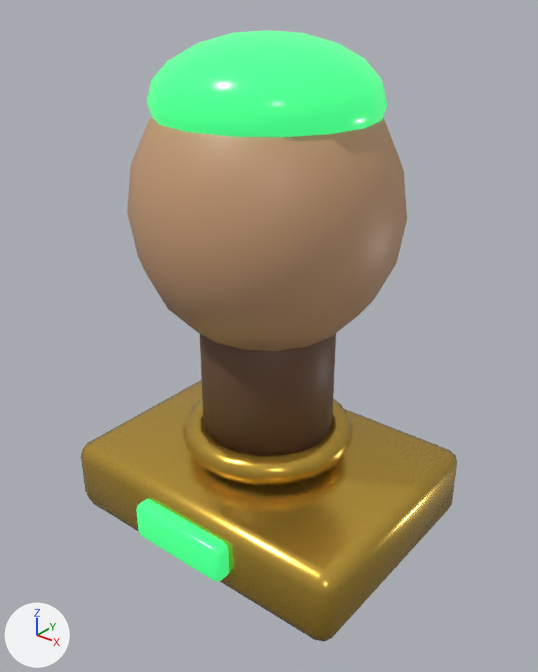
The Blender file ArtSource/Blender/Documents/Doc_Stamp_Approve.blend: old version first, new version second.
Both versions are drawn from a 50 mm camera at (0.0526, -0.0655, 0.0683) aimed at (0.0015, -0.0016, 0.0286). Lighting does not change. The marker at lower left points along +X, +Y and +Z. The older version comes first.

Objects in the first picture: 'Stamp_Brass', 'Stamp_DarkWood', 'Stamp_StatusGreen', 'Stamp_WarmWood'.
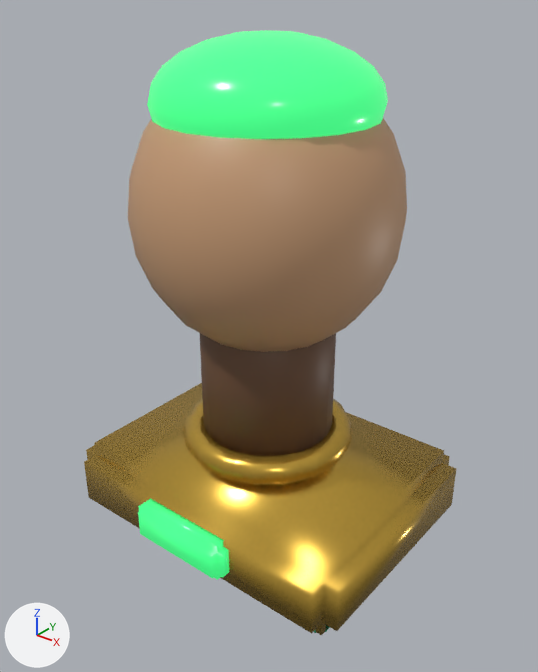
Diff of the bpy script that builds the scene:
```diff
--- a/ArtSource/Blender/Documents/Doc_Stamp_Approve.blend.py
+++ b/ArtSource/Blender/Documents/Doc_Stamp_Approve.blend.py
@@ me_cube @@
 # used by ob_stamp_brass; parent = ob_doc_stamp_approve; location = (0.0, 0.0, 0.006)
-me_cube.from_pydata(...)  # 200 vertices, 198 faces; spans x -0.021..0.021, y -0.016..0.016, z -0.005..0.0098
+me_cube.from_pydata(...)  # 176 vertices, 174 faces; spans x -0.021..0.021, y -0.016..0.016, z -0.005..0.0098
+# me_cube part 1
+# 32 vertices are removed from x -0.0204..0.0204, y -0.0154..0.0154, z -0.0044..0.0044
+# 48 faces are deleted
+# 8 vertices are added at x -0.019..0.019, y -0.014..0.014, z -0.003..0.003
+# 24 new faces join them
 me_cube.materials.append(mat_mat_brass)
@@ me_sphere_001 @@
 # used by ob_stamp_statusgreen; parent = ob_doc_stamp_approve; location = (0.0, 0.0, 0.056)
-me_sphere_001.from_pydata(...)  # 202 vertices, 214 faces; spans x -0.013..0.013, y -0.018..0.013, z -0.052..0.007
+me_sphere_001.from_pydata(...)  # 254 vertices, 270 faces; spans x -0.013..0.013, y -0.018..0.013, z -0.052..0.007
+# me_sphere_001 part 2: 140 vertices removed from x -0.0124..0.0124, y -0.0124..0.0124, z -0.0067..0.0067; 216 vertices added at x -0.0126..0.0126, y -0.0126..0.0126, z -0.0068..0.0068
+# me_sphere_001 part 3: 32 vertices removed from x -0.0068..0.0068, y -0.0178..-0.0152, z -0.0518..-0.0472; 8 vertices added at x -0.0062..0.0062, y -0.0172..-0.0158, z -0.0512..-0.0478
 me_sphere_001.materials.append(mat_mat_statusgreen)
```

Changed parts and their boxes (x1, y1, x2, y2) in the pictures (538 x 672 px; the box of a moved part takes in the faces that stretch with it):
'Stamp_Brass', reshaped
    before: (81, 380, 457, 641)
    after: (84, 383, 456, 635)
'Stamp_StatusGreen', reshaped
    before: (136, 30, 387, 582)
    after: (138, 30, 388, 580)
part 1 of me_cube, cut back
    before: (81, 380, 457, 641)
    after: (84, 443, 456, 635)
part 2 of me_sphere_001, moved or reshaped
    before: (146, 31, 387, 137)
    after: (147, 31, 388, 139)
part 3 of me_sphere_001, cut back
    before: (136, 499, 229, 582)
    after: (138, 504, 228, 580)
